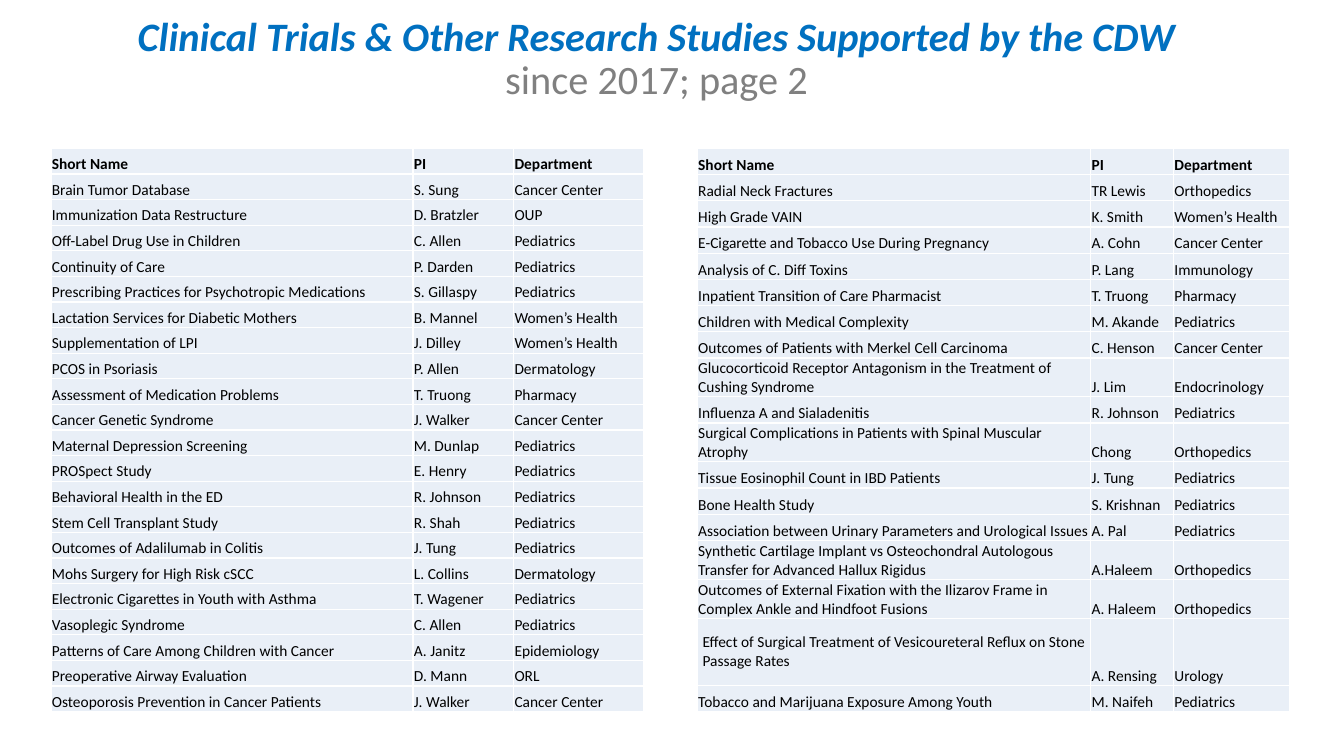
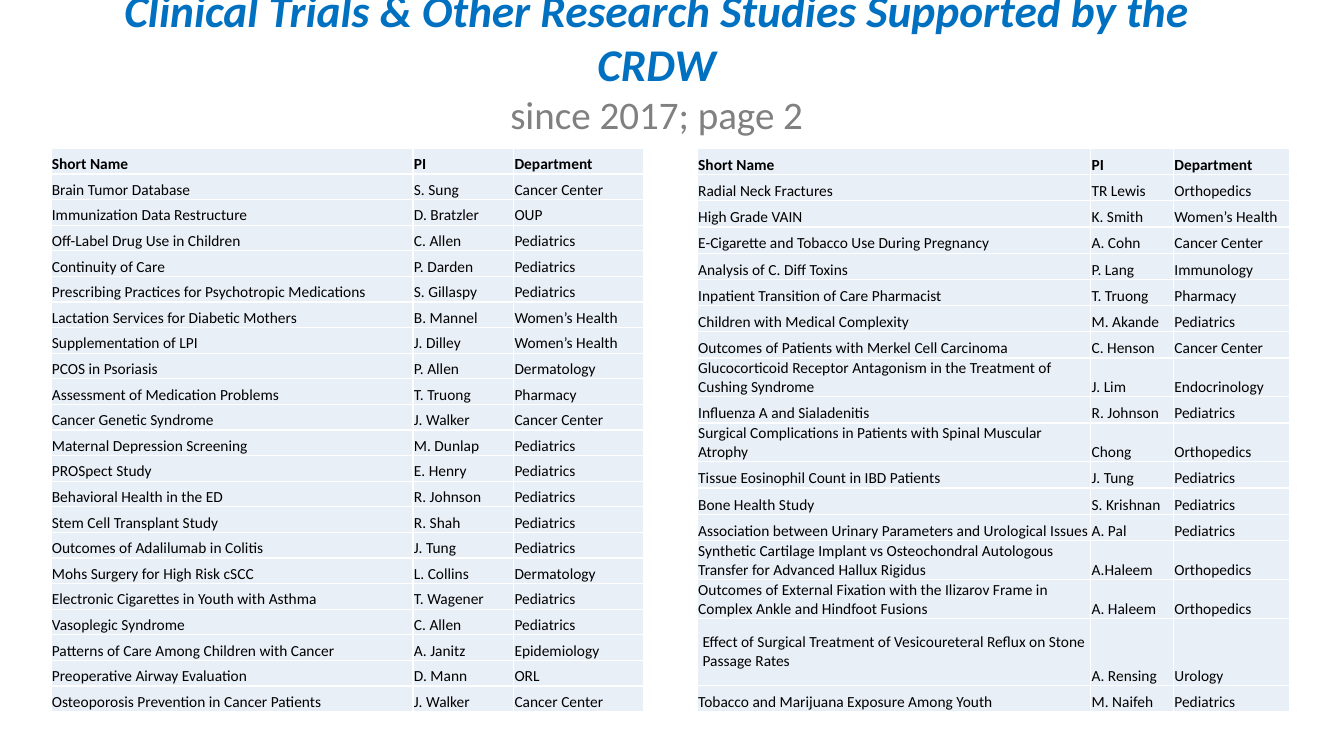
Before and after one commit to OuhscBbmc/prairie-outpost-public, a slide deck: slide 6 of publications/presentation-2020-12-ou-health/crdw-2020-12.pptx. Drawn at 1344x756 pixels with LibreOffice and Linux fonts; fonts in the diff are those of the drawing. Boxes give left, top, right and bottom in pixels: in the first picture for what was removed or moved away, otherwise in the second. Text is boxed around its words. In the diff, an @@ line names an element or a change of style, - is before the commit and + after.

```diff
--- a/publications/presentation-2020-12-ou-health/crdw-2020-12.pptx
+++ b/publications/presentation-2020-12-ou-health/crdw-2020-12.pptx
@@ title at (x1=124, y1=0, x2=1188, y2=136): text changed; size 28.8 to 32.4 pt @@
-Clinical Trials & Other Research Studies Supported by the CDW
-since 2017; page 2
+Clinical Trials & Other Research Studies Supported by the CRDW
+since 2017; page 2
```
Also in this commit, not shown: 10 other slides changed, 3 other files.
